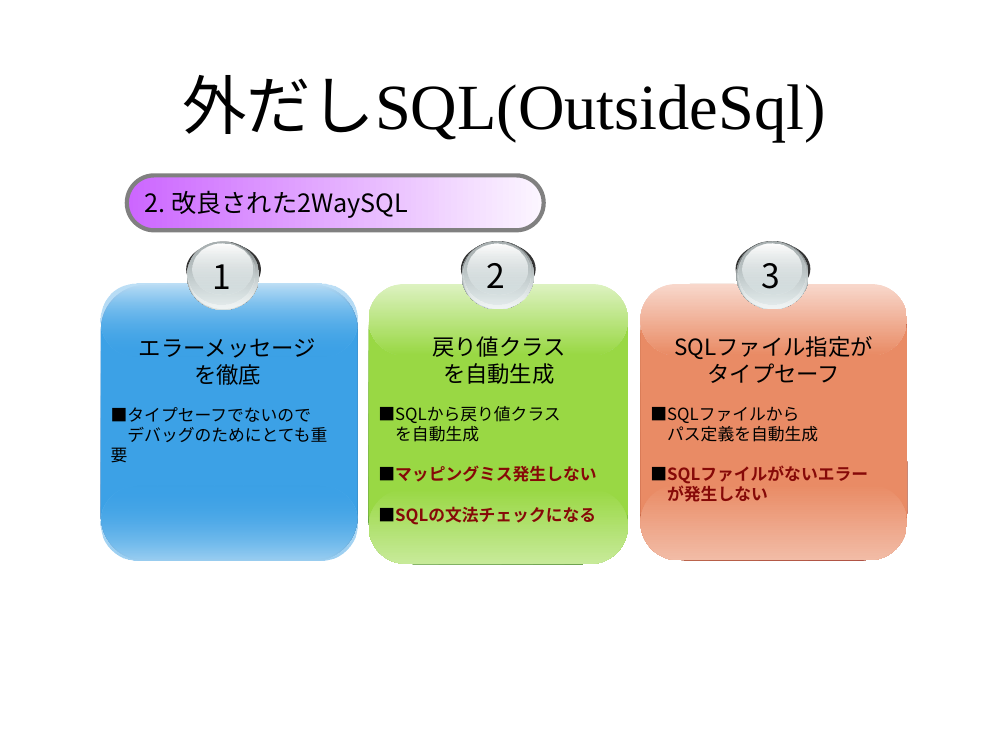
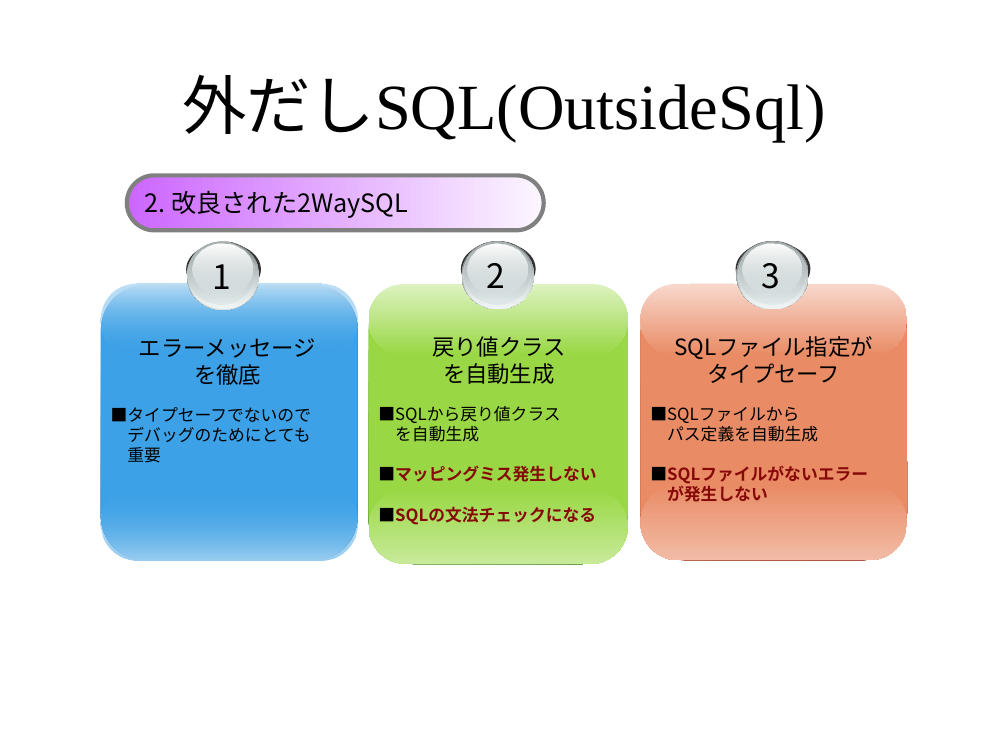
Before and after one commit to seasarorg/dbflute, a slide deck: slide 5 of dbflute/etc/doc/ref/session/resource/sc2008spring_a2_dbflute.pptx (slide 4 before the commit). Drawn at 1008x756 pixels with LibreOffice and Linux fonts; fonts in the diff are those of the drawing; background and template pictures are left out. Boxes give left, top, right and bottom in pixels: in the first picture for what was removed or moved away, otherwise in the second. Text is boxed around its words. In the diff, an @@ line names an element or a change of style, - is before the commit and + after.

```diff
--- a/dbflute/etc/doc/ref/session/resource/sc2008spring_a2_dbflute.pptx
+++ b/dbflute/etc/doc/ref/session/resource/sc2008spring_a2_dbflute.pptx
@@ text at bbox=[127, 427, 310, 463]: text changed @@
-デバッグのためにとても重要
+デバッグのためにとても
+重要
```
Also in this commit, not shown: 1 other slide changed, 1 slide added.
